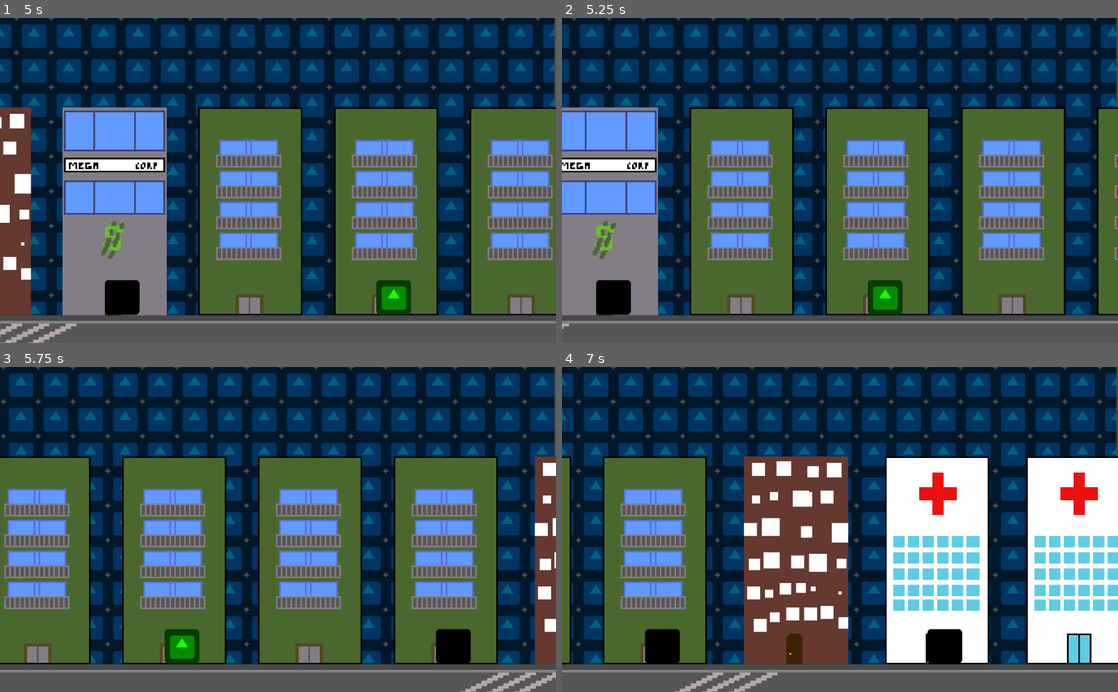
Above: before the commit, frames 1-4 (two rows, left to right).
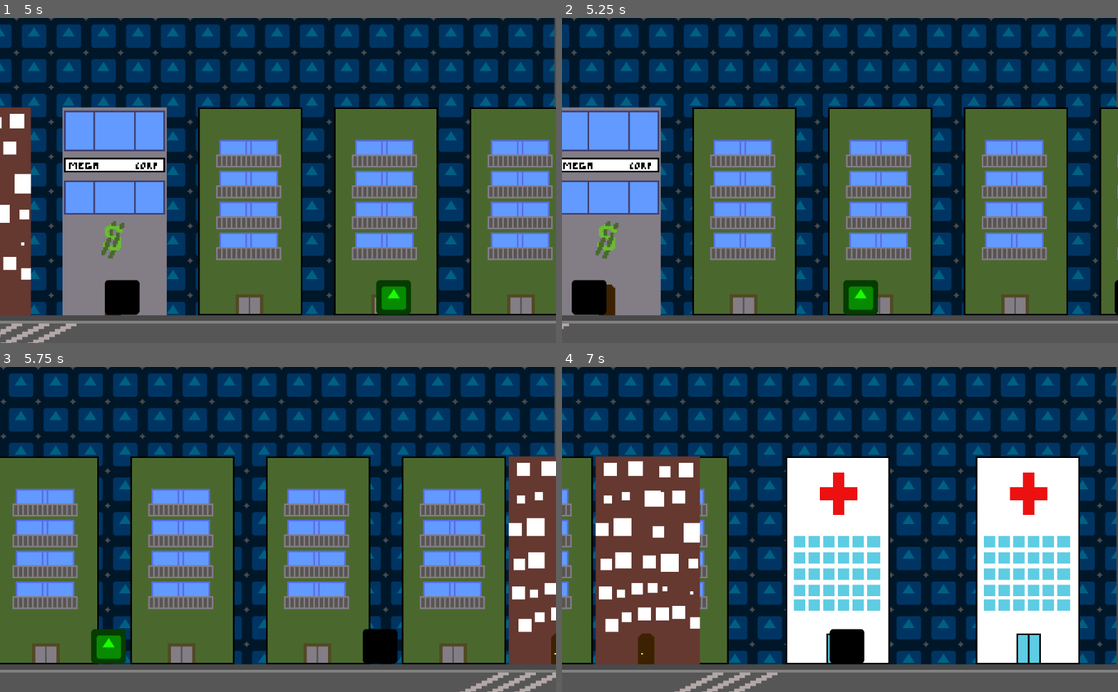
Above: after the commit, the same moments.

Repository: Telkan/LudumDare50
Game: Godot game, scene res://Scenes/Game.tscn
Same seed, same stepped clock (60 frames per second), same inputs: the game is played once before the commit and once after it. The engine's default icon, where the game draws it, is replaced by a stand-in: a white triangle on a blue panel in a dark square.
Inputs:
- Up to frame 1 (5 s): hold Right (ui_right) 0.53-2.03 s; tap Up (ui_up) at 0.77, 1.52, 3.02, 3.77, 4.52 s; hold Left (ui_left) 2.03-2.78 s; hold Right (ui_right) 2.78-4.28 s; hold Left (ui_left) from 4.28 s (still down)
- Up to frame 2 (5.25 s): release Left (ui_left) at 5.03 s; hold Right (ui_right) from 5.03 s (still down)
- Up to frame 3 (5.75 s): keep holding Right (ui_right)
- Up to frame 4 (7 s): release Right (ui_right) at 5.78 s; hold Left (ui_left) from 5.78 s (still down); tap Up (ui_up) at 6.02, 6.77 s

Frame 1 is identical in both runs. In frame 2, 12% of the frame differs, in the area x 0-100%, y 27-92%; in frame 3, 23%; in frame 4, 55%.

Commit message:
Revert "Fix acceleration"
This reverts commit 172276d4b8c749f412e0a5e9059f05b3b7a6e7ba.

Diff:
--- a/Decors/Maison/BigHouse.gd
+++ b/Decors/Maison/BigHouse.gd
@@ -1,4 +1,5 @@
-extends "res://Scripts/ScrollMovement.gd"
+extends Node2D
+
 
 # Declare member variables here. Examples:
 # var a = 2
@@ -20,7 +21,7 @@
 
 # Called every frame. 'delta' is the elapsed time since the previous frame.
 func _process(delta):
-	move(delta)
+	translate(Vector2(-runSpeed*delta,0))
 
 func _on_VisibilityNotifier2D_screen_exited():
 	queue_free()
--- a/Scenes/Timer.gd
+++ b/Scenes/Timer.gd
@@ -17,5 +17,5 @@
 
 
 func _on_Timer_timeout():
-	Globals.travelSpeed += 20
+	Globals.travelSpeed += 200
 	pass # Replace with function body.
